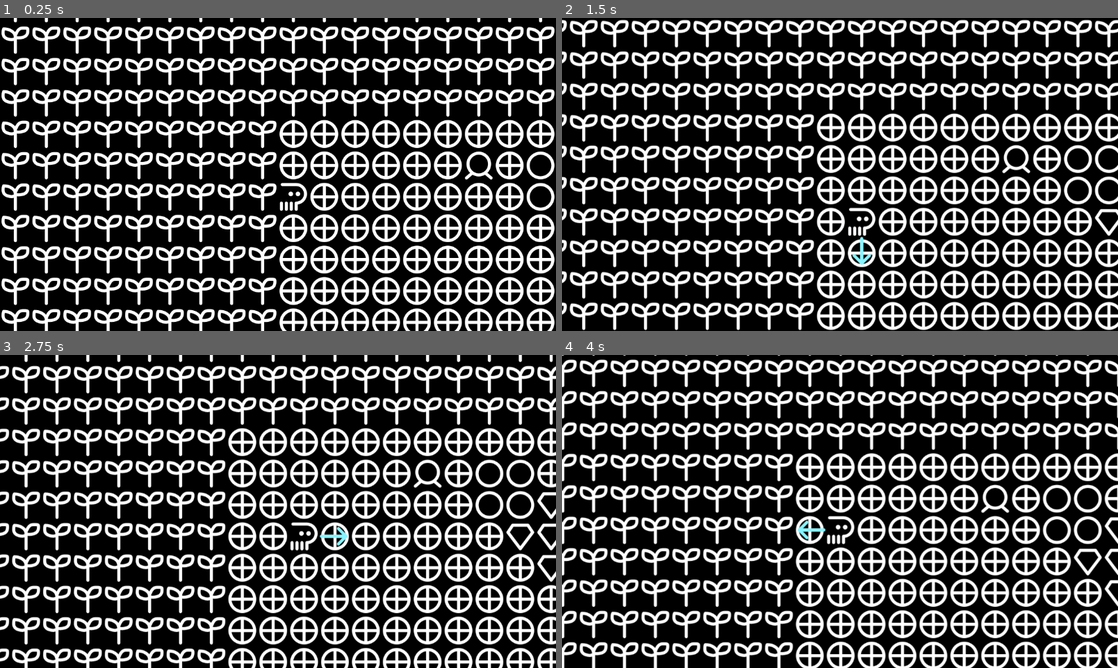
Above: before the commit, frames 1-4 (two rows, left to right).
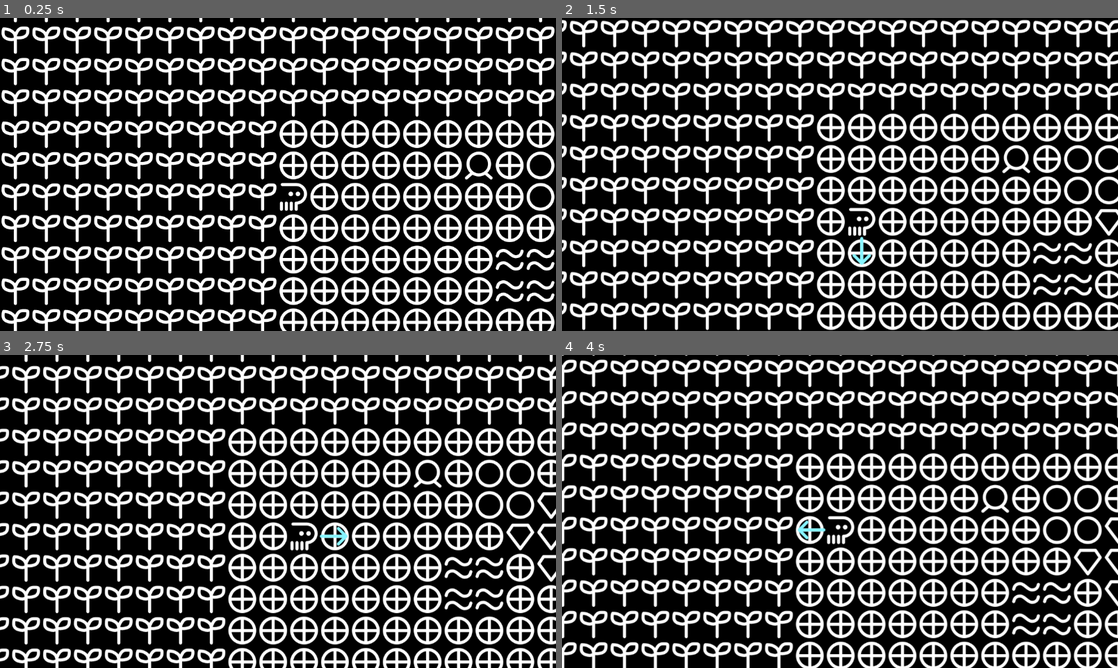
Above: after the commit, the same moments.

Repository: samgcode/text-based-jam-2026
Game: Godot game, scene res://game.tscn
Same seed, same stepped clock (60 frames per second), same inputs: the game is played once before the commit and once after it.
Inputs:
- Up to frame 1 (0.25 s): no input
- Up to frame 2 (1.5 s): tap Enter at 0.5 s; hold Right (right) 0.53-1.28 s; tap C (action1) at 0.6, 1.35 s; hold Down (down) from 1.28 s (still down)
- Up to frame 3 (2.75 s): release Down (down) at 2.03 s; hold Right (right) from 2.03 s (still down); tap C (action1) at 2.1 s
- Up to frame 4 (4 s): release Right (right) at 2.78 s; hold Up (up) 2.78-3.53 s; tap C (action1) at 2.85, 3.6 s; hold Left (left) from 3.53 s (still down)

The runs differ from the first frame. In frame 1, 1.1% of the frame differs, in the area x 89-100%, y 72-92%; in frame 2, 1.1%; in frame 3, 1.1%; in frame 4, 1.2%, in the area x 80-92%, y 71-91%.

Commit message:
improve dialog
+ add conceptual map image
+ add dialog for a certain tile types rather than single positions
+ add actions to dialog

Diff:
--- a/game.gd
+++ b/game.gd
@@ -24,6 +24,7 @@
 var collidable;
 var interactable;
 var dialogs;
+var multi_dialogs;
 
 var player_pos = Vector2(5, 5)
 var camera_target = player_pos * 64 + Vector2(32, 32)
@@ -45,6 +46,7 @@
 	collidable = map_data["collidable"]
 	interactable = map_data["interactable"]
 	dialogs = map_data["dialog"]
+	multi_dialogs = map_data["multi_dialog"]
 
 	map[player_pos.y][player_pos.x] = player
 
@@ -86,12 +88,23 @@
 		update_facing()
 		print(player_pos)
 	if interactable.has(target_tile):
-		in_dialog = true
+		handle_interactable(target_tile, target_pos)
+
+func handle_interactable(target_tile: int, target_pos: Vector2):
+	in_dialog = true
+	if dialogs.has(target_pos):
 		current_dialog = dialogs[target_pos]
-		dialog_index = -1
-		$DialogBox.position = (target_pos + Vector2(1, -1)) * 64
-		$DialogBox.show()
-		next_dialog()
+	elif multi_dialogs.has(target_tile):
+		current_dialog = multi_dialogs[target_tile]
+	else:
+		print("ERROR: no dialog for tile %s at (%s, %s)" % [
+			target_tile, target_pos.x, target_pos.y
+		])
+
+	dialog_index = -1
+	$DialogBox.position = (target_pos + Vector2(1, -1)) * 64
+	$DialogBox.show()
+	next_dialog()
 
 func update_facing():
 	if facing_dir == Vector2.ZERO:
@@ -143,7 +156,34 @@
 		current_dialog = []
 		$DialogBox.hide()
 		return
-	$DialogBox/Dialog.text = current_dialog[dialog_index]
+	var line = current_dialog[dialog_index]
+	if line.has("text"):
+		$DialogBox/Dialog.text = line["text"]
+	else:
+		do_action(line["action"])
+		next_dialog()
+
+func do_action(action: Array):
+	var item = action[2].to_int()
+	match action[0]:
+		"add":
+			match action[1]:
+				"interactable": interactable.append(item)
+				"collidable": collidable.append(item)
+		"remove":
+			match action[1]:
+				"interactable": interactable = remove_item(interactable, item)
+				"collidable": collidable = remove_item(collidable, item)
+	update_facing()
+
+func remove_item(arr: Array, item):
+	var output = arr
+	var location = arr.find(item)
+	if location != -1:
+		output.remove_at(location)
+	else:
+		print("ERROR: attempt to remove item not present")
+	return output
 
 func radians(deg: float) -> float:
 	return deg * PI/180
--- a/read_files.gd
+++ b/read_files.gd
@@ -1,4 +1,6 @@
 extends Node
+
+var temp = 'ඞ' # temporary character for use in regex operations
 
 func load_map(path: String) -> Dictionary:
 	var file = FileAccess.open(path, FileAccess.READ)
@@ -11,20 +13,29 @@
 		"player": 0,
 		"collidable": [],
 		"interactable": [],
-		"dialog": {}
+		"dialog": {},
+		"multi_dialog": {}
 	}
 
 	var types = false
 	var map = false
 	var map_start = 0;
 	var dialog = false
+	var multi_dialog = false
 	var current_dialog = Vector2.ZERO
 	for i in range(0, lines.size()):
 		var line = lines[i]
+		var in_dialog = dialog || multi_dialog
 		line = replace_regex(line, r'\/\/.*', "") # remove comments
-		line = replace_regex(line, r'[ \t]', "") # remove whitespace
+		if in_dialog:
+			line = line.replace("  ", temp)
+			line = replace_regex(line, r'[ \t]*', "|")
+			line = line.replace(temp, "  ")
+		else:
+			line = replace_regex(line, r'[ \t]', "") # remove whitespace
+
 		lines[i] = line
-		var in_section = types || map || dialog
+		var in_section = types || map || in_dialog
 
 		match line:
 			"": continue
@@ -32,7 +43,7 @@
 			"/types": types = false; continue
 			"map:": map = true; map_start = i + 1; continue
 			"/map": map = false; continue
-			"/dialog": dialog = false; continue
+			"/dialog": dialog = false; multi_dialog = false; continue
 			_:
 				if !in_section:
 					var property = lines[i].split(":")
@@ -44,9 +55,20 @@
 						"interactable":
 							map_data["interactable"] = array_to_int(property[1].split(","))
 						"dialog":
-							dialog = true
-							current_dialog = array_to_vec2(property[1].split("),("))[0]
-							map_data["dialog"][current_dialog] = []
+							current_dialog = array_to_int(
+								property[1].replace("(", "").replace(")", "")
+								.split(","))
+							if current_dialog.size() == 1:
+								multi_dialog = true
+								current_dialog = current_dialog[0]
+								map_data["multi_dialog"][current_dialog] = []
+							elif current_dialog.size() == 2:
+								dialog = true
+								current_dialog = Vector2(current_dialog[0], current_dialog[1])
+								map_data["dialog"][current_dialog] = []
+							else:
+								error("expected (x,y) or ## for dialog location", i)
+
 						_: error("Property %s not defined" % property[0], i)
 					continue
 
@@ -67,10 +89,22 @@
 						error("non number value in map", i)
 					else:
 						map_data["map"][y].append(tile.to_int())
-		elif dialog:
-			map_data["dialog"][current_dialog].append(line)
+		elif in_dialog:
+			if line[0] == ">":
+				map_data[
+					"dialog" if dialog else "multi_dialog"
+				][current_dialog].append({
+					"action": line.replace(">", "").split("|")
+				})
+			else:
+				map_data[
+					"dialog" if dialog else "multi_dialog"
+				][current_dialog].append({
+					"text": line
+				})
 		else:
 			error("no handling for line", i)
+
 	return map_data
 
 # https://regexr.com/ (use PCRE engine)
@@ -82,8 +116,8 @@
 	return string_
 
 func split_regex(string: String, regex: String) -> Array:
-	var string_ = replace_regex(string, regex, 'ඞ')
-	return string_.split('ඞ')
+	var string_ = replace_regex(string, regex, temp)
+	return string_.split(temp)
 
 func array_to_int(arr: Array[String]) -> Array:
 	var output = []
Binary file added: conceptual_map.png
Not shown, added: conceptual_map.png.import
Not shown, changed: map.txt
